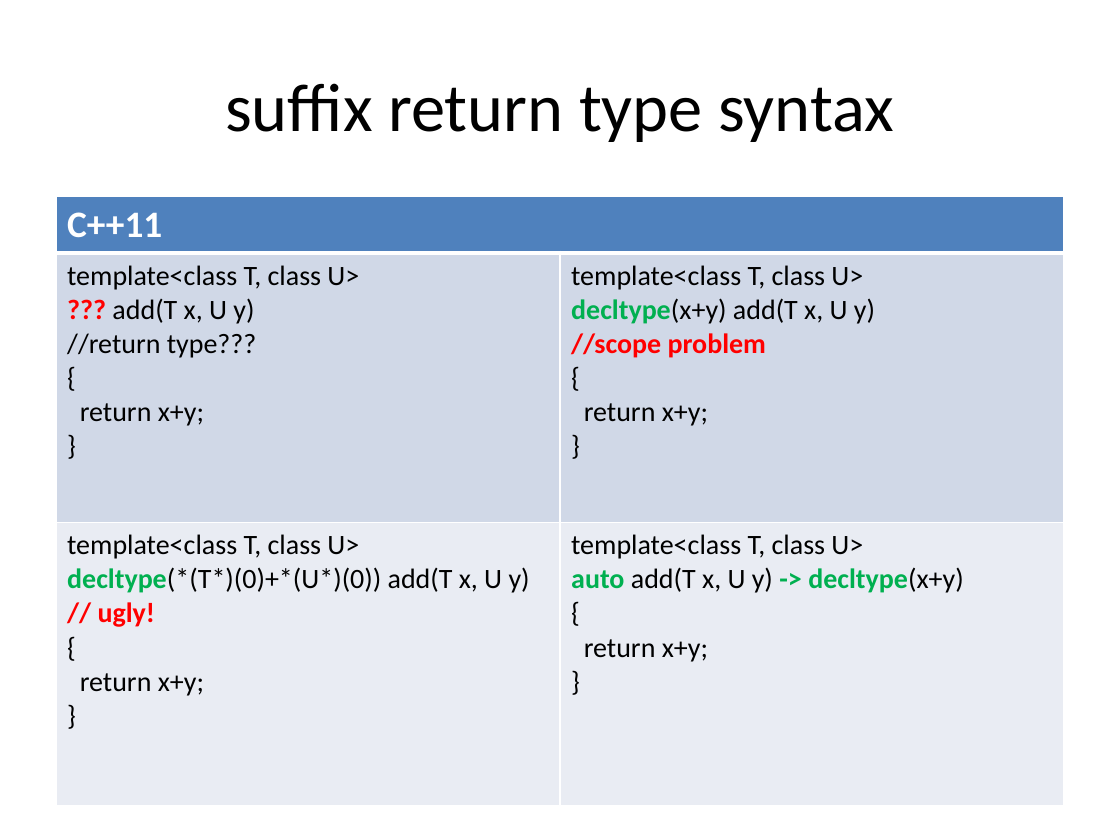
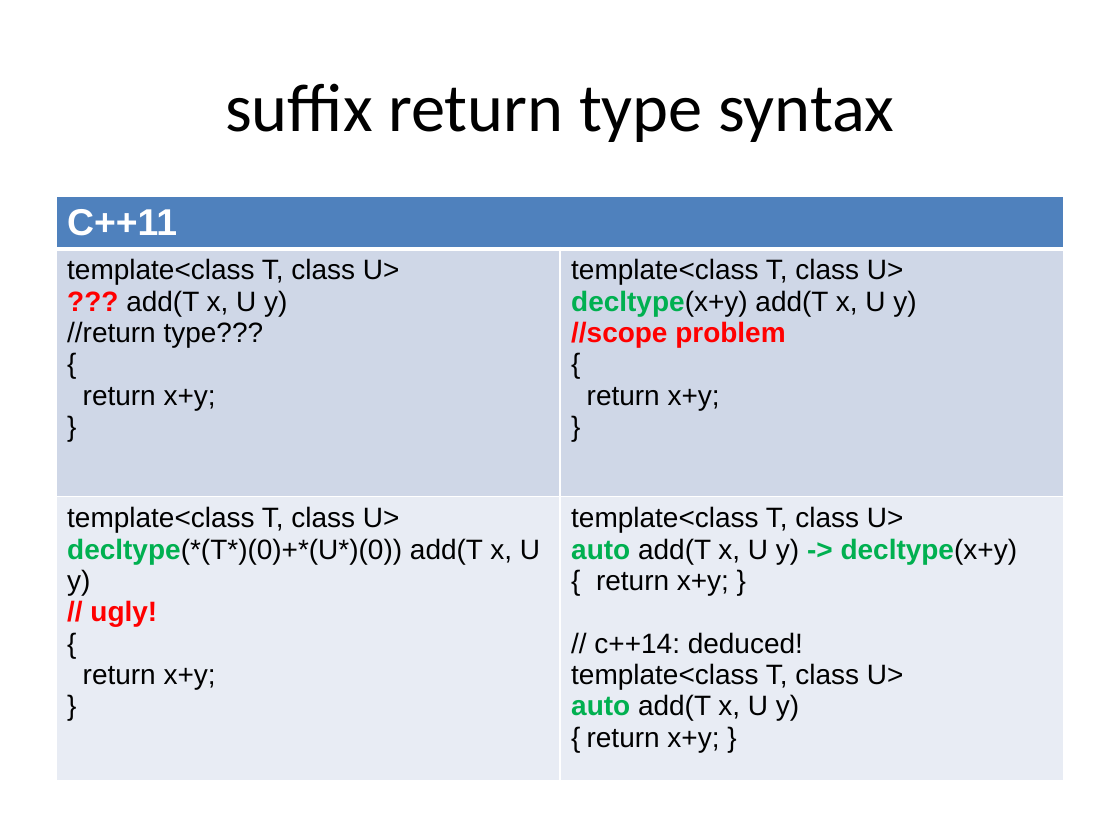
Before and after one commit to xtofl/cpp11training, a slide deck: slide 36 of slides/1.coreextensions-c11-121213071023-phpapp02-reordered.pptx (slide 32 before the commit). Drawn at 1120x840 pixels with LibreOffice and Linux fonts; fonts in the diff are those of the drawing. Boxes give left, top, right and bottom in pixels: in the first picture for what was removed or moved away, otherwise in the second. Text is boxed around its words. In the diff, an @@ line names an element or a change of style, - is before the commit and + after.

```diff
--- a/slides/1.coreextensions-c11-121213071023-phpapp02-reordered.pptx
+++ b/slides/1.coreextensions-c11-121213071023-phpapp02-reordered.pptx
@@ table at bbox=[56, 196, 1064, 756] @@
-row 3, column 2: template<class T, class U> / auto add(T x, U y) -> decltype(x+y) / { / return x+y; / }
+row 3, column 2: template<class T, class U> / auto add(T x, U y) -> decltype(x+y) / { return x+y; } / // c++14: deduced! / template<class T, class U> / auto add(T x, U y) / { return x+y; }
@@ fill #D0D8E8 to #CFD7E7 in row 2 @@
@@ fill #E9EDF4 to #E8ECF4 in row 3 @@
@@ font Calibri to Arial in "C++11", "template<class T, class U>", "??? add(T x, U y)", "//return type???" and 15 more places @@
```
Also in this commit, not shown: 46 other slides changed, 5 slides added, 5 slides removed, 1 other file.
